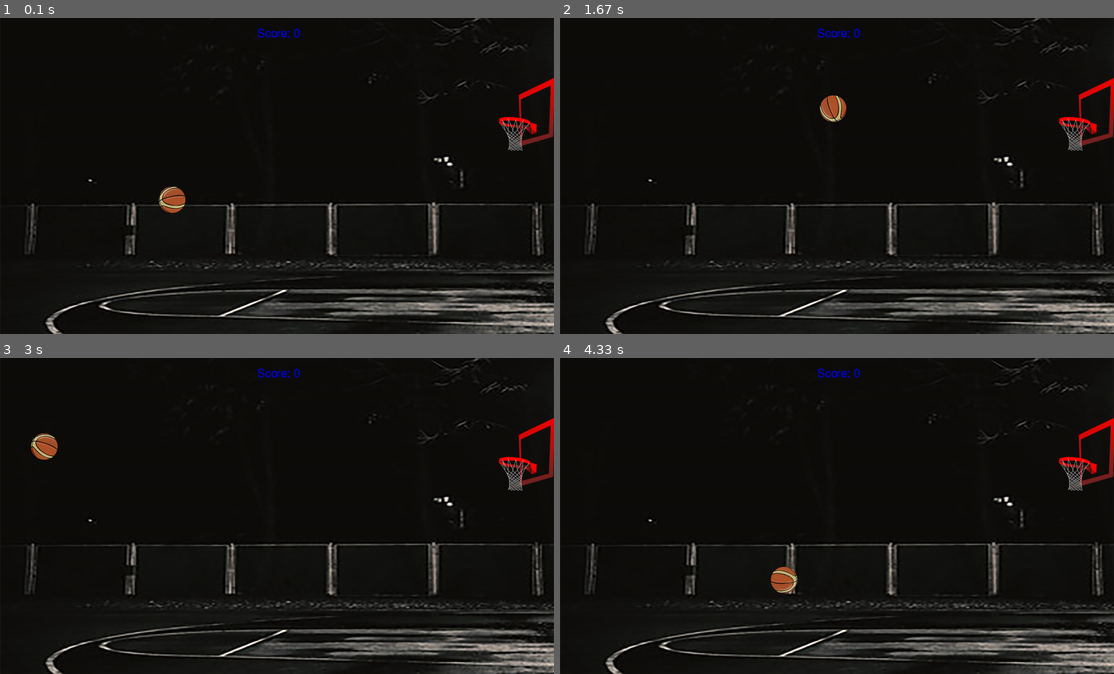
Above: before the commit, frames 1-4 (two rows, left to right).
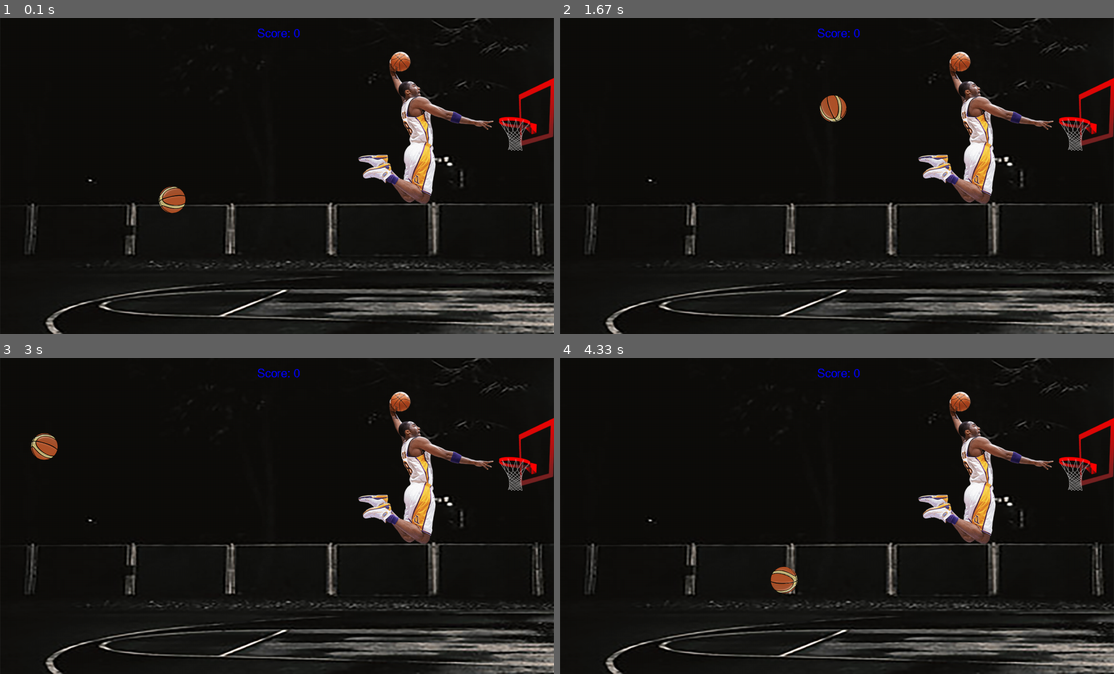
Above: after the commit, the same moments.

Repository: IGNITE-Pathways/Hoops
Game: pygame game, started from Pygame Hoops.py
Same seed, same stepped clock (60 frames per second), same inputs: the game is played once before the commit and once after it.
Inputs (mouse positions are in pixels of both pictures, inside the frame that each line leads up to):
- Up to frame 1 (0.1 s): no input
- Up to frame 2 (1.67 s): click (1014, 166) at 0.38 s; press the mouse at (1014, 166) at 0.7 s; move the mouse to (953, 210) at 0.8 s; release the mouse at (886, 255) at 0.93 s
- Up to frame 3 (3 s): no input
- Up to frame 4 (4.33 s): no input

The runs differ from the first frame. In frame 1, 2.8% of the frame differs, in the area x 64-90%, y 10-59%; in frame 2, 2.8%; in frame 3, 2.8%; in frame 4, 2.8%.

Commit message:
added player

Diff:
--- a/Pygame Hoops.py
+++ b/Pygame Hoops.py
@@ -15,6 +15,7 @@
 background = pygame.image.load(r'bg.png').convert_alpha()
 background = pygame.image.load(r'bg.png').convert_alpha()
 glassboard = pygame.image.load(r'glassboard.png').convert_alpha()
+p1 = pygame.image.load(r'p1.png').convert_alpha()
 
 bx=400
 by=425
@@ -143,6 +144,10 @@
     # Front of the Hoop
     pygame.Surface.set_colorkey (hoop_front, [0,0,0])
     screen.blit(hoop_front, (hx, hy))
+
+    pygame.Surface.set_colorkey (p1, [0,0,0])
+    screen.blit(p1, (900, 80))
+
     # Floor
     #pygame.draw.rect(screen,(0,180,0),Rect(10,screenHeight - floor_height,screenWidth-20,15))
     # Score
Binary file added: p1.png
